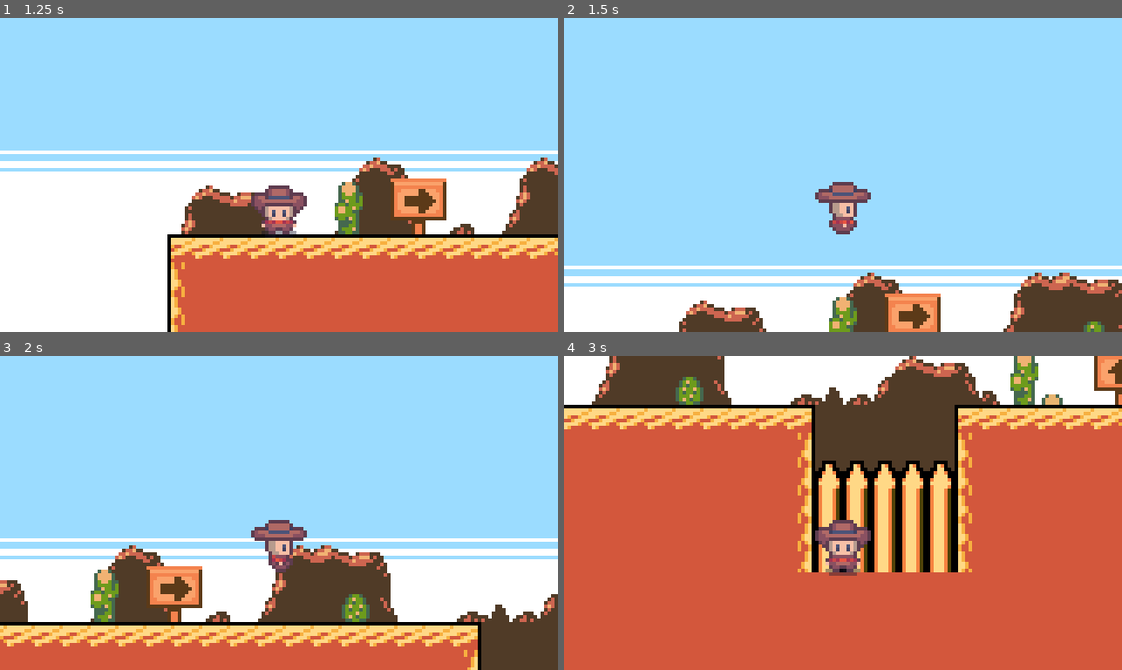
Above: before the commit, frames 1-4 (two rows, left to right).
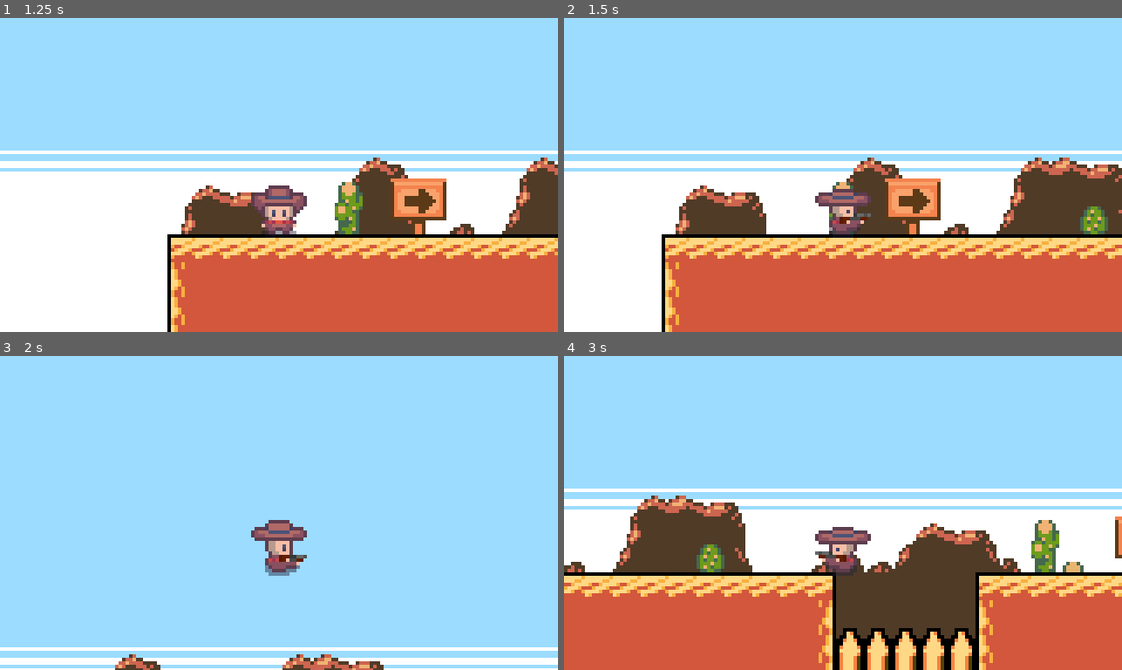
Above: after the commit, the same moments.

Repository: iltusing/hoohacks26
Game: Godot game, scene res://scenes/title.tscn
Two runs of this game, one before a commit and one after it. Both use one fixed random seed, a clock stepped at 60 frames per second and the inputs below.
Inputs:
- Up to frame 1 (1.25 s): click "PLAY" at 0.5 s
- Up to frame 2 (1.5 s): hold D (move_right) from 1.28 s (still down); tap Space (shoot, bound only after the commit) at 1.35 s
- Up to frame 3 (2 s): keep holding D (move_right); tap W (jump) at 1.52 s
- Up to frame 4 (3 s): tap Space (shoot, bound only after the commit) at 2.1, 2.85 s; tap W (jump) at 2.27 s; release D (move_right) at 2.78 s; hold A (move_left) from 2.78 s (still down)

Frame 1 is identical in both runs. In frame 2, 50% of the frame differs, in the area x 0-100%, y 42-100%; in frame 3, 38%; in frame 4, 81%, in the area x 0-100%, y 0-100%.

Commit message:
Add shooting/reloading animation logic

Diff:
--- a/wild-west-game/project.godot
+++ b/wild-west-game/project.godot
@@ -40,8 +40,12 @@
 jump={
 "deadzone": 0.2,
 "events": [Object(InputEventKey,"resource_local_to_scene":false,"resource_name":"","device":-1,"window_id":0,"alt_press …(192 unchanged characters)…
-, Object(InputEventKey,"resource_local_to_scene":false,"resource_name":"","device":-1,"window_id":0,"alt_pressed":false,"shift_pressed":false,"ctrl_pressed":false,"meta_pressed":false,"pressed":false,"keycode":0,"physical_keycode":32,"key_label":0,"unicode":32,"location":0,"echo":false,"script":null)
 , Object(InputEventKey,"resource_local_to_scene":false,"resource_name":"","device":-1,"window_id":0,"alt_pressed":false …(186 unchanged characters)…
+]
+}
+shoot={
+"deadzone": 0.2,
+"events": [Object(InputEventKey,"resource_local_to_scene":false,"resource_name":"","device":-1,"window_id":0,"alt_pressed":false,"shift_pressed":false,"ctrl_pressed":false,"meta_pressed":false,"pressed":false,"keycode":0,"physical_keycode":32,"key_label":0,"unicode":32,"location":0,"echo":false,"script":null)
 ]
 }
 
--- a/wild-west-game/scenes/player.tscn
+++ b/wild-west-game/scenes/player.tscn
@@ -146,19 +146,19 @@
 "speed": 5.0
 }, {
 "frames": [{
-"duration": 1.0,
+"duration": 0.5,
 "texture": SubResource("AtlasTexture_a8ls1")
 }, {
-"duration": 1.0,
+"duration": 0.5,
 "texture": SubResource("AtlasTexture_qfm1y")
 }, {
-"duration": 1.0,
+"duration": 0.5,
 "texture": SubResource("AtlasTexture_fulsm")
 }, {
-"duration": 1.0,
+"duration": 0.5,
 "texture": SubResource("AtlasTexture_4r5pv")
 }, {
-"duration": 1.0,
+"duration": 0.5,
 "texture": SubResource("AtlasTexture_60mlk")
 }],
 "loop": true,
@@ -174,7 +174,9 @@
 
 [node name="AnimatedSprite2D" type="AnimatedSprite2D" parent="." unique_id=492711243]
 sprite_frames = SubResource("SpriteFrames_g2els")
-animation = &"run"
+animation = &"shoot"
+frame = 2
+frame_progress = 0.70223856
 
 [node name="CollisionShape2D" type="CollisionShape2D" parent="." unique_id=572601383]
 shape = SubResource("RectangleShape2D_u8vuu")
--- a/wild-west-game/scripts/player.gd
+++ b/wild-west-game/scripts/player.gd
@@ -5,6 +5,20 @@
 @export var gravity:= 900.0
 
 @onready var animated_sprite_2d: AnimatedSprite2D = $AnimatedSprite2D
+
+enum ActionState {
+	NONE,
+	SHOOTING,
+	RELOADING,
+}
+
+var action_state: ActionState = ActionState.NONE
+
+func _ready() -> void:
+	animated_sprite_2d.sprite_frames.set_animation_loop("shoot", false)
+	animated_sprite_2d.sprite_frames.set_animation_loop("reload", false)
+	animated_sprite_2d.animation_finished.connect(_on_animation_finished)
+	animated_sprite_2d.play("idle")
 
 func _physics_process(delta: float) -> void:
 	if not is_on_floor():
@@ -15,6 +29,11 @@
 
 	if Input.is_action_just_pressed("jump") and is_on_floor():
 		velocity.y = jump_velocity
+
+	if Input.is_action_just_pressed("shoot") and action_state == ActionState.NONE:
+		action_state = ActionState.SHOOTING
+		animated_sprite_2d.play("shoot")
+
 
 	move_and_slide()
 	update_visuals()
@@ -33,6 +52,9 @@
 	elif velocity.x < 0:
 		animated_sprite_2d.flip_h = true
 
+	if action_state != ActionState.NONE:
+		return
+
 	if not is_on_floor():
 		if velocity.y < 0:
 			animated_sprite_2d.play("jump")
@@ -42,3 +64,11 @@
 		animated_sprite_2d.play("run")
 	else:
 		animated_sprite_2d.play("idle")
+
+func _on_animation_finished() -> void:
+	if animated_sprite_2d.animation == "shoot":
+		action_state = ActionState.RELOADING
+		animated_sprite_2d.play("reload")
+	elif animated_sprite_2d.animation == "reload":
+		action_state = ActionState.NONE
+		update_visuals()
Binary file added: wild-west-game/assets/bullet.png
Not shown, added: wild-west-game/assets/bullet.png.import
